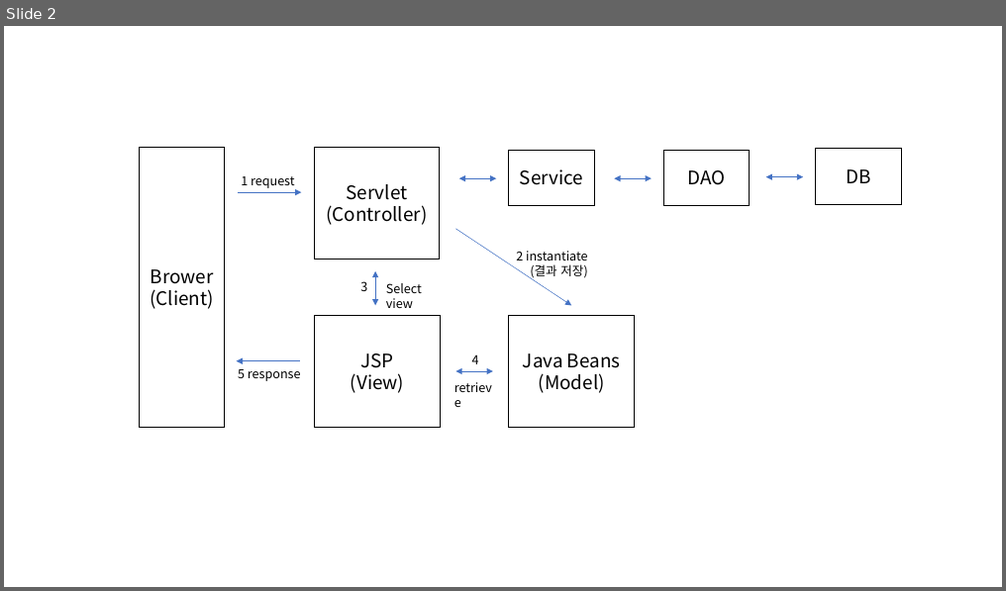
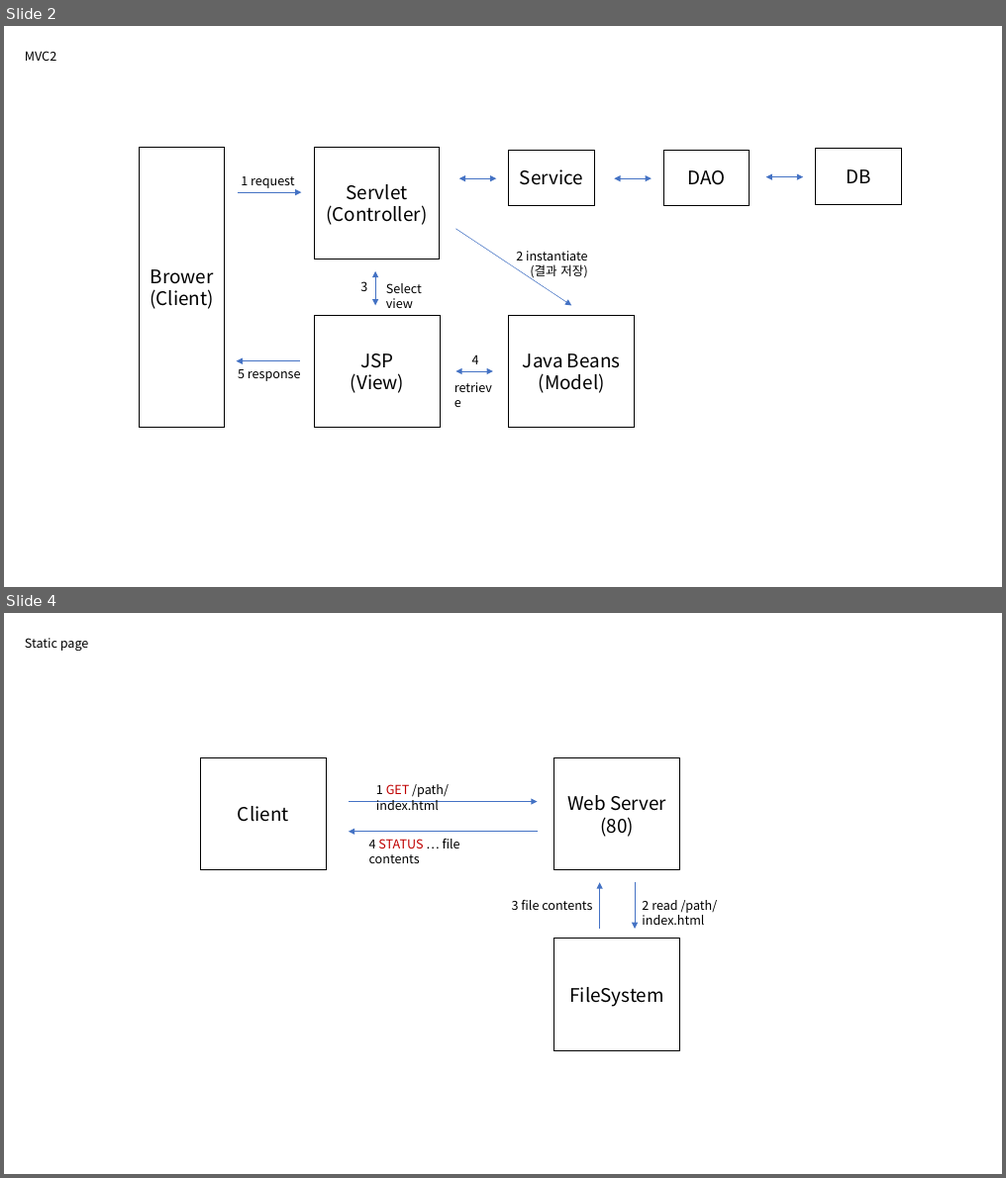
Before and after one commit to Seongmun-Hong/Seongmun-Hong.github.io, a slide deck: images.pptx. Shown one above the other, each under a label of ours: slide 2 before the commit, slides 2 and 4 after it; the slides between them are not shown. The pictures are 1006x591 and 1006x1178 pixels, drawn with LibreOffice and Linux fonts; fonts in the diff are those of the drawing. Boxes give left, top, right and bottom in pixels: in the first picture for what was removed or moved away, otherwise in the second. Text is boxed around its words. In the diff, an @@ line names an element or a change of style, - is before the commit and + after.

```diff
--- a/images.pptx
+++ b/images.pptx
@@ slide 4 added at bbox=[4, 613, 1002, 1174], background #FFFFFF @@
@@ text added at bbox=[25, 638, 89, 651], 12 pt, text #000000 @@
+Static page
@@ rectangle added at bbox=[200, 759, 326, 870], outline #000000 1 pt, 18 pt, text #000000 @@
+Client
@@ rectangle added at bbox=[554, 759, 680, 870], outline #000000 1 pt, 18 pt, text #000000 @@
+Web Server
+(80)
@@ text added at bbox=[376, 784, 449, 810], 12 pt, text #000000 @@
+1 GET /path/index.html
@@ arrow added from (349, 802) to (537, 802), #4472C4 0.5 pt @@
@@ arrow added from (537, 832) to (349, 832), #4472C4 0.5 pt @@
@@ text added at bbox=[369, 839, 460, 863], 12 pt, text #000000 @@
+4 STATUS … file contents
@@ text added at bbox=[512, 900, 592, 910], 12 pt, text #000000 @@
+3 file contents
@@ arrow added from (600, 929) to (600, 882), #4472C4 0.5 pt @@
@@ arrow added from (635, 882) to (635, 929), #4472C4 0.5 pt @@
@@ text added at bbox=[642, 900, 718, 925], 12 pt, text #000000 @@
+2 read /path/index.html
@@ rectangle added at bbox=[554, 939, 680, 1051], outline #000000 1 pt, 18 pt, text #000000 @@
+FileSystem
@@ slide 2 changed as well @@
@@ text added at bbox=[25, 51, 56, 61], 12 pt, text #000000 @@
+MVC2
```
Also in this commit, not shown: 1 other slide changed, 2 other slides added, 1 slide removed, 6 other files.
